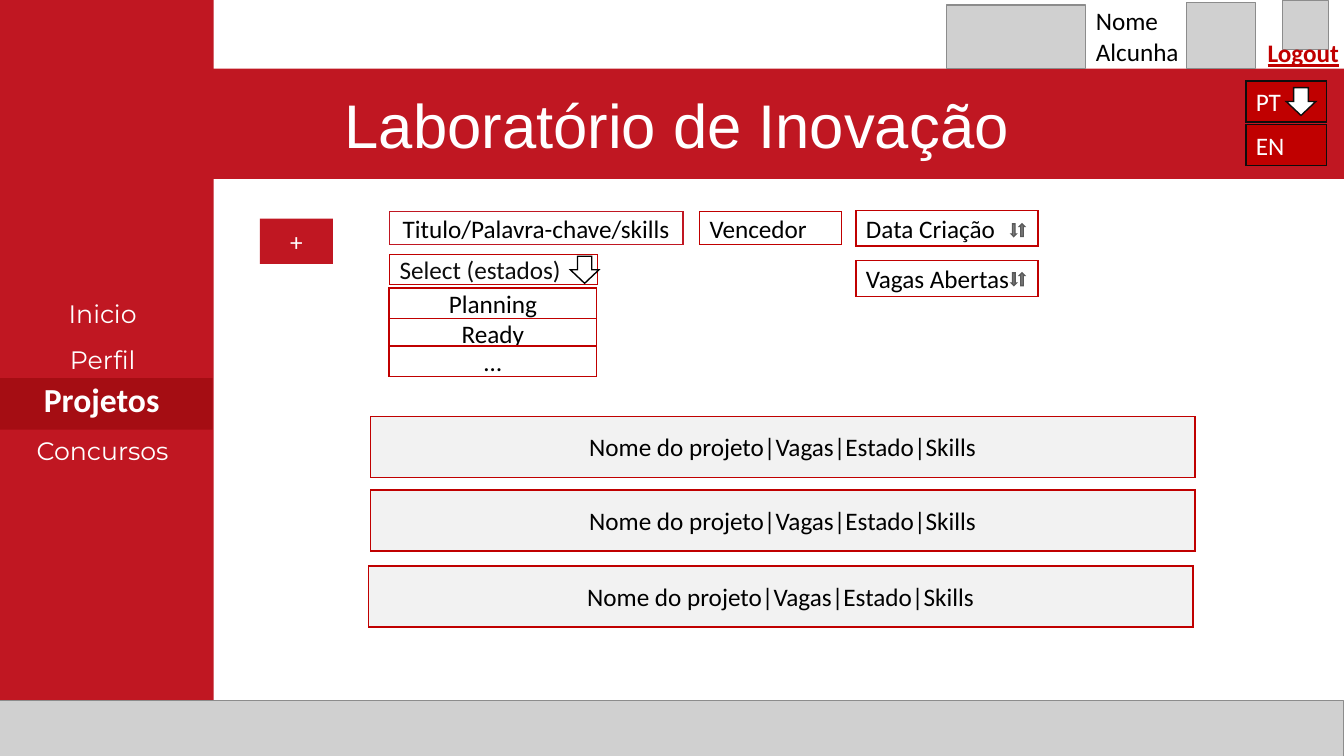
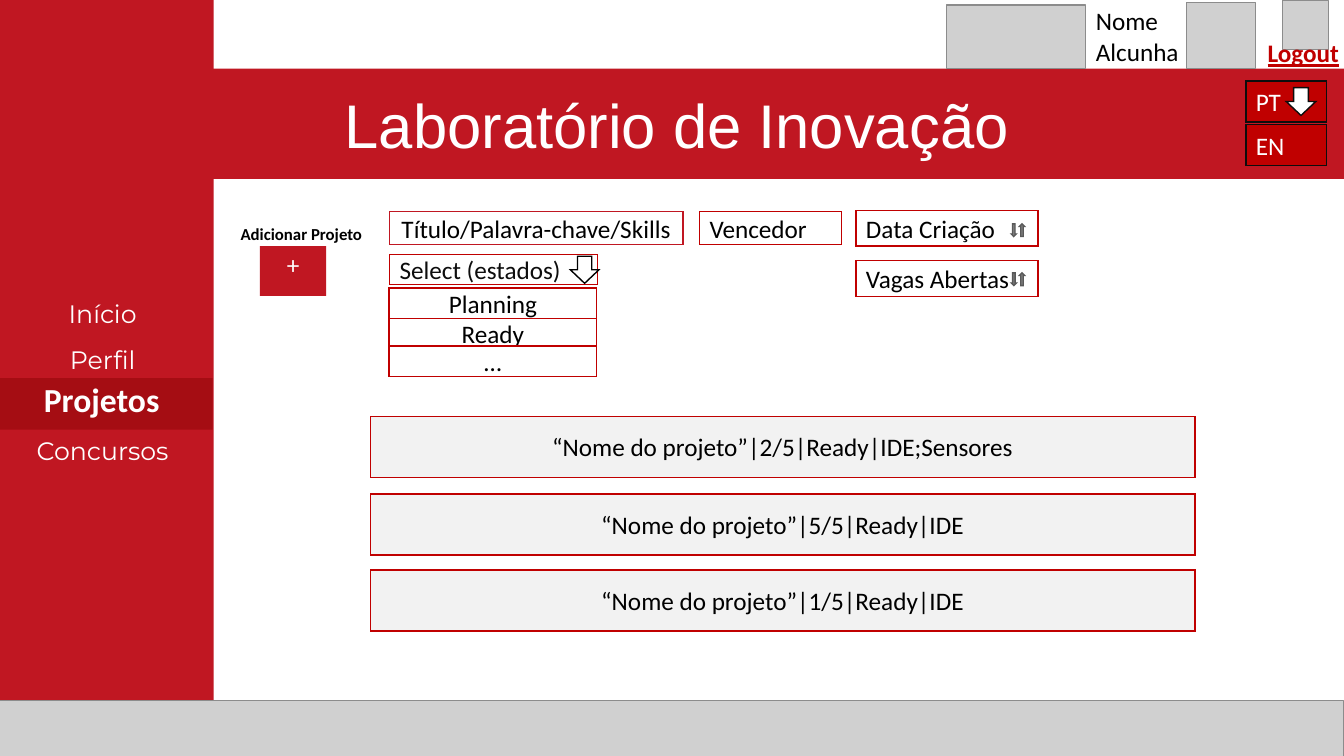
Before and after one commit to Reaf25pt/CriticalProject, a slide deck: slide 10 of frontend/Projetofinal.pptx. Drawn at 1344x756 pixels with LibreOffice and Linux fonts; fonts in the diff are those of the drawing; grey boxes stand for pictures; background and template pictures are left out. Boxes give left, top, right and bottom in pixels: in the first picture for what was removed or moved away, otherwise in the second. Text is boxed around its words. In the diff, an @@ line names an element or a change of style, - is before the commit and + after.

```diff
--- a/frontend/Projetofinal.pptx
+++ b/frontend/Projetofinal.pptx
@@ rectangle added at (x1=225, y1=222, x2=378, y2=246), fill #FFFFFF, outline #FFFFFF 1 pt, 12 pt, text #000000, bold @@
+Adicionar Projeto
@@ rectangle "+" resized from (x1=260, y1=219, x2=333, y2=264) to (x1=260, y1=233, x2=327, y2=295) @@
@@ text in rectangle at (x1=401, y1=220, x2=670, y2=239): text changed @@
-Titulo/Palavra-chave/skills
+Título/Palavra-chave/Skills
@@ text in rectangle at (x1=69, y1=304, x2=137, y2=323): text changed @@
-Inicio
+Início
@@ text in rectangle at (x1=552, y1=437, x2=1013, y2=461): text changed @@
-Nome do projeto|Vagas|Estado|Skills
+“Nome do projeto”|2/5|Ready|IDE;Sensores
@@ rectangle "“Nome do projeto”|5/5|Ready|IDE" moved from (x1=370, y1=490, x2=1195, y2=552) to (x1=370, y1=494, x2=1195, y2=556) @@
@@ text in rectangle at (x1=601, y1=515, x2=964, y2=539): text changed @@
-Nome do projeto|Vagas|Estado|Skills
+“Nome do projeto”|5/5|Ready|IDE
@@ text in rectangle at (x1=601, y1=591, x2=964, y2=615): text changed @@
-Nome do projeto|Vagas|Estado|Skills
+“Nome do projeto”|1/5|Ready|IDE
```
Also in this commit, not shown: 20 other slides changed.
